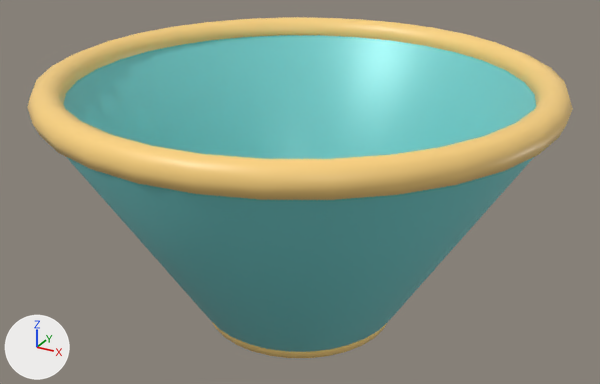
A saved change to the glTF model assets/models/obstacles/Funnel.glb.
Both versions are drawn from a 50 mm camera at (3.61, -6.57, 4.98) aimed at (-0.03, 0.05, 1.67). The axes (+X, +Y, +Z) are drawn at lower left. The lights are the same throughout. The first picture is the older version. Where no turn or scale is listed for an object, it has been applied to the vertices. Vertices at exactly the same position are counted once.

Objects in the first picture: 'Funnel_Body', 'Funnel_Throat_Rim', 'Funnel_Top_Rim'.
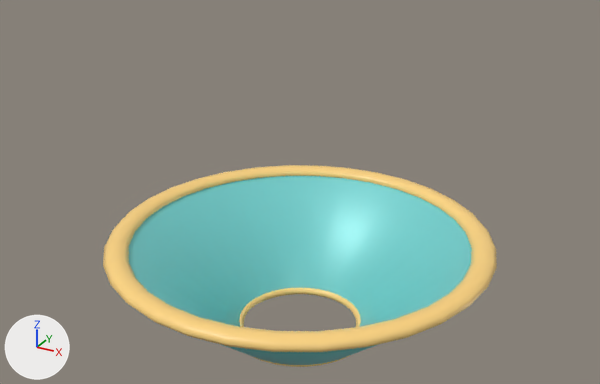
Changed parts and their boxes (x1, y1, x2, y2) in the pictures (600 x 384 px):
'Funnel_Body', rescaled (27% narrower, 40% shorter)
    before: (64, 35, 536, 352)
    after: (129, 176, 472, 365)
'Funnel_Top_Rim', rescaled (28% narrower)
    before: (27, 17, 573, 200)
    after: (103, 165, 497, 352)
'Funnel_Throat_Rim', rescaled
    before: (212, 322, 388, 358)
    after: (239, 288, 361, 367)

The edits, one by one:
me_funnel_body_mesh is used by ob_funnel_body; location (0.0, 0.0, 0.0).
me_funnel_body_mesh had 384 vertices, 768 faces and spanned x -2.38..2.38, y -2.38..2.38, z 0.48..2.78.
me_funnel_body_mesh now has 384 vertices, 768 faces and spans x -1.91..1.91, y -1.91..1.91, z 0.2..1.17.
me_funnel_body_mesh part 1: the whole mesh is scaled about the mesh origin by (0.8, 0.8, 0.42).
me_环体_001 is used by ob_funnel_throat_rim; location (0.0, 0.0, 0.48).
me_环体_001 had 256 vertices, 512 faces and spanned x -0.98..0.98, y -0.98..0.98, z -0.12..0.12.
me_环体_001 now has 256 vertices, 512 faces and spans x -0.78..0.78, y -0.78..0.78, z -0.05..0.05.
me_环体_001 part 2: the whole mesh is scaled about its middle by (0.8, 0.8, 0.42).
me_环体 is used by ob_funnel_top_rim; location (0.0, 0.0, 2.78).
me_环体 had 256 vertices, 512 faces and spanned x -2.43..2.43, y -2.43..2.43, z -0.15..0.15.
me_环体 now has 256 vertices, 512 faces and spans x -1.94..1.94, y -1.94..1.94, z -0.06..0.06.
me_环体 part 3: the whole mesh is scaled about its middle by (0.8, 0.8, 0.42).
Object 'Funnel_Throat_Rim' (ob_funnel_throat_rim) moves from (0.0, 0.0, 0.48) to (0.0, 0.0, 0.202).
Object 'Funnel_Top_Rim' (ob_funnel_top_rim) moves from (0.0, 0.0, 2.78) to (0.0, 0.0, 1.168).
